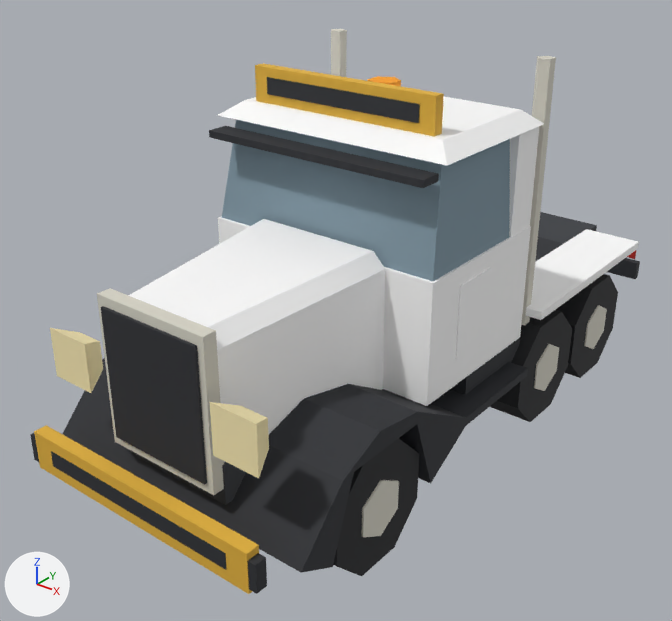
The glTF model public/models/ll_tractor.glb, before and after one commit.
Before and after are seen from a 50 mm camera at (4.57, -6.65, 4.93) aimed at (-0.28, -0.59, 1.17). The lights are fixed; the arrows at lower left show +X, +Y and +Z. The older version comes first. Vertices at exactly the same position are counted once.

In view in the first picture: 'model'.
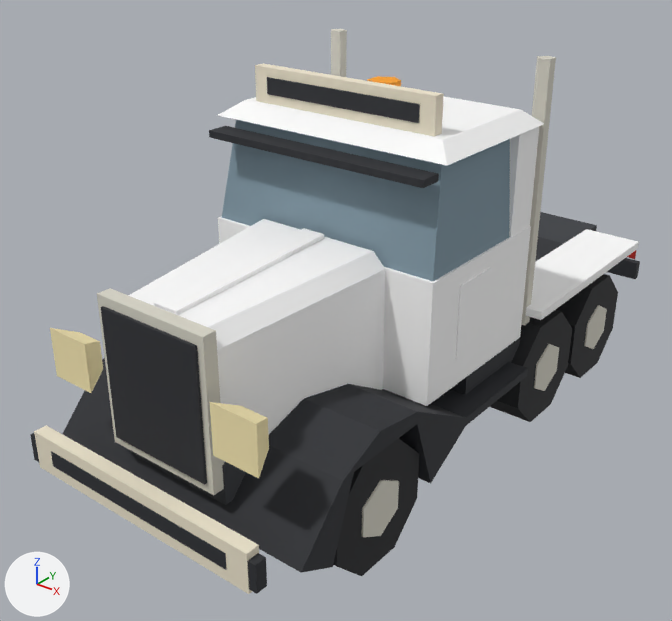
What changed in the scene script:
```text
Add mat_v_cream:
    mat_v_cream = principled_material('v_cream')
    mat_v_cream.base_color = (0.863, 0.791, 0.624)  # pale yellow #efe6cf
    mat_v_cream.roughness = 0.8
Change me_model:
    used by ob_model
    verts and faces of me_model; kept vertices keep their numbers, new ones are numbered from 344
    remove me_model.from_pydata(...)  # 344 vertices, 548 faces; spans x -1.32..1.32, y -3.31..3.3, z 0.0..3.48
    add me_model.from_pydata(...)  # 352 vertices, 560 faces; spans x -1.32..1.32, y -3.31..3.3, z 0.0..3.48
    me_model part 1
    add verts[344] = (-0.11, -2.84, 2.07)
    add verts[345] = (-0.11, -2.84, 2.13)  # pixel (154, 302)
    add verts[346] = (-0.11, -1.23, 2.15)
    add verts[347] = (-0.11, -1.23, 2.21)  # pixel (303, 228)
    add for new, old in zip([*range(348, 352)], [*range(344, 348)]): verts[new] = verts[old] + (0.22, 0.0, 0.0)
    add faces += [(344, 348, 345), (345, 348, 349), (346, 347, 351), (346, 351, 350), (344, 346, 350), (344, 350, 348)]  # mat_second (white #ffffff)
    add faces += [(348, 350, 351), (348, 351, 349), (347, 349, 351), (345, 349, 347), (345, 347, 346), (344, 345, 346)]  # mat_second (white #ffffff)
    me_model part 2: 24 faces spanning x -1.15..1.15, y -3.3..-0.8, z 0.54..3.38 switch from mat_v_yellow (yellow #e2b13a) to mat_v_cream (pale yellow #efe6cf)
```

Pixel boxes (x1, y1, x2, y2) of what changed, in the pictures (672 x 621 px):
part 1 of me_model, added
    after: (154, 228, 324, 315)
part 2 of me_model, recoloured
    both: (34, 63, 444, 594)
